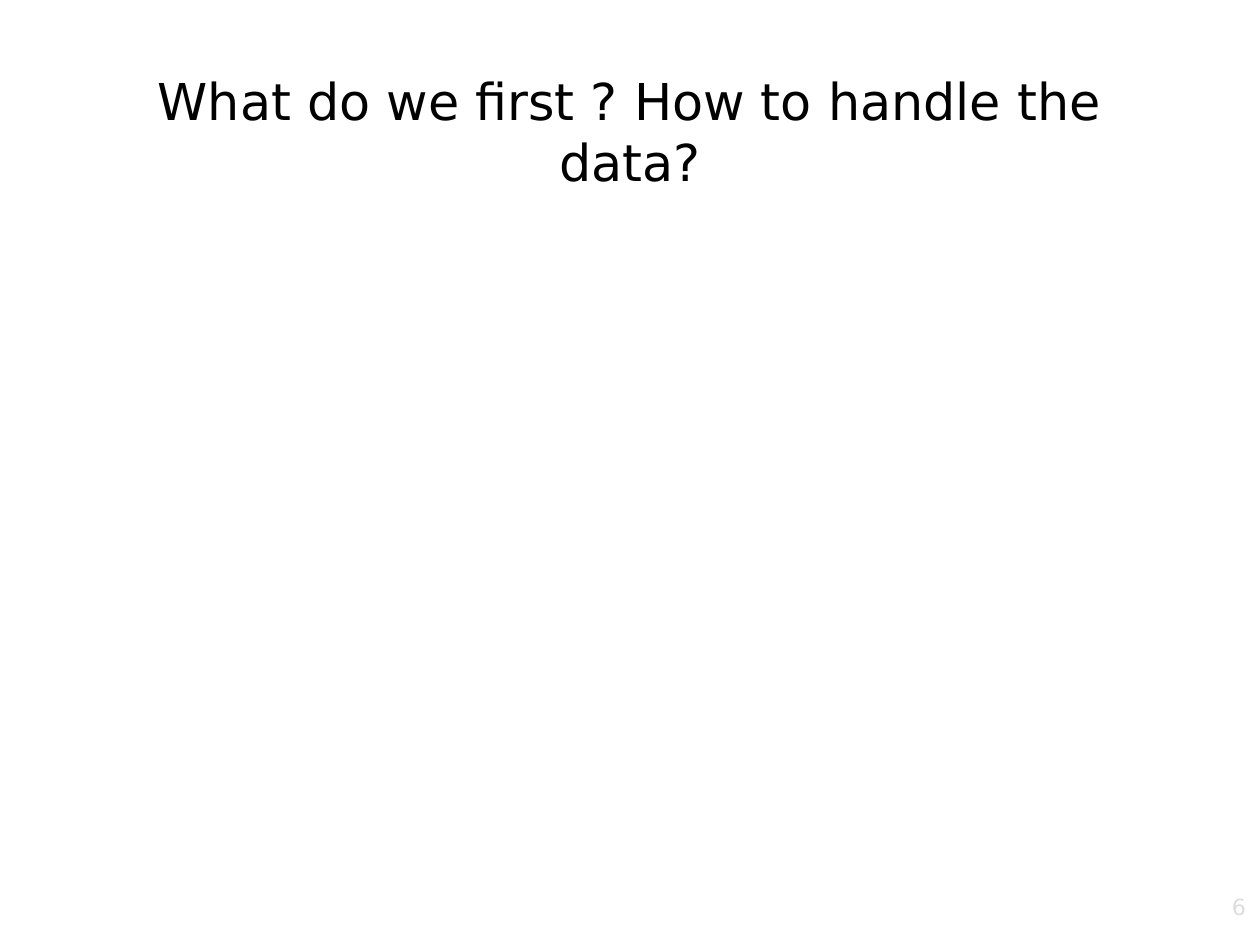
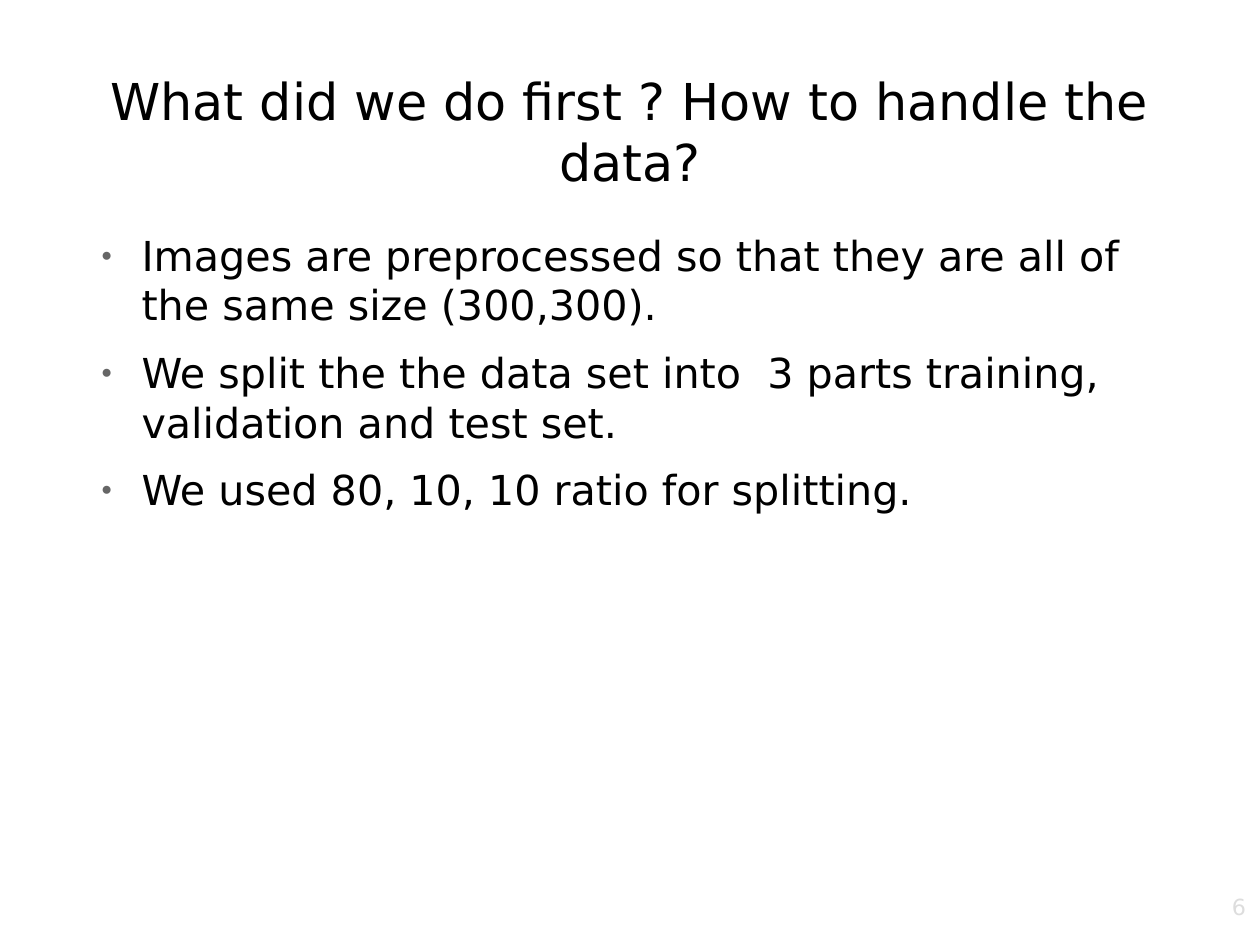
Before and after one commit to srknzl/cmpe462-project, a slide deck: slide 6 of Presentation.odp. Drawn at 1260x945 pixels with LibreOffice and Linux fonts; fonts in the diff are those of the drawing; background and template pictures are left out. Boxes give left, top, right and bottom in pixels: in the first picture for what was removed or moved away, otherwise in the second. Text is boxed around its words. In the diff, an @@ line names an element or a change of style, - is before the commit and + after.

Commit message:
add presentation images

```diff
--- a/Presentation.odp
+++ b/Presentation.odp
@@ title at bbox=[110, 81, 1147, 182]: text changed @@
-What do we first ? How to handle the data?
+What did we do first ? How to handle the data?
@@ text added at bbox=[142, 239, 1119, 514], 26 pt, text #000000 @@
+● Images are preprocessed so that they are all of the same size (300,300).
+● We split the the data set into 3 parts training, validation and test set.
+● We used 80, 10, 10 ratio for splitting.
```
Also in this commit, not shown: 4 other slides changed, 3 slides added, 2 other files.
